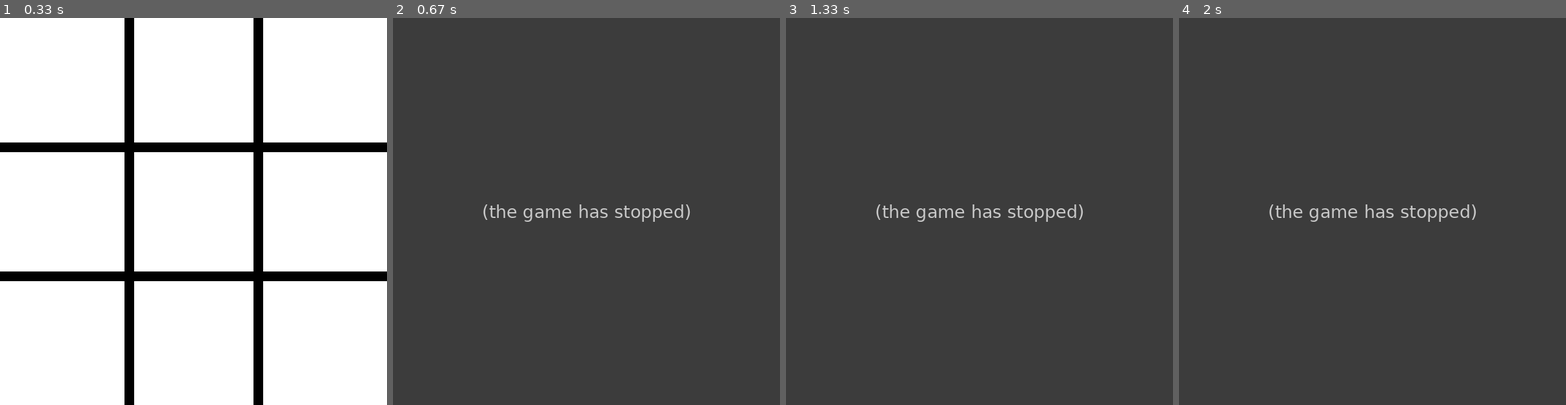
Above: before the commit, frames 1-4 (left to right).
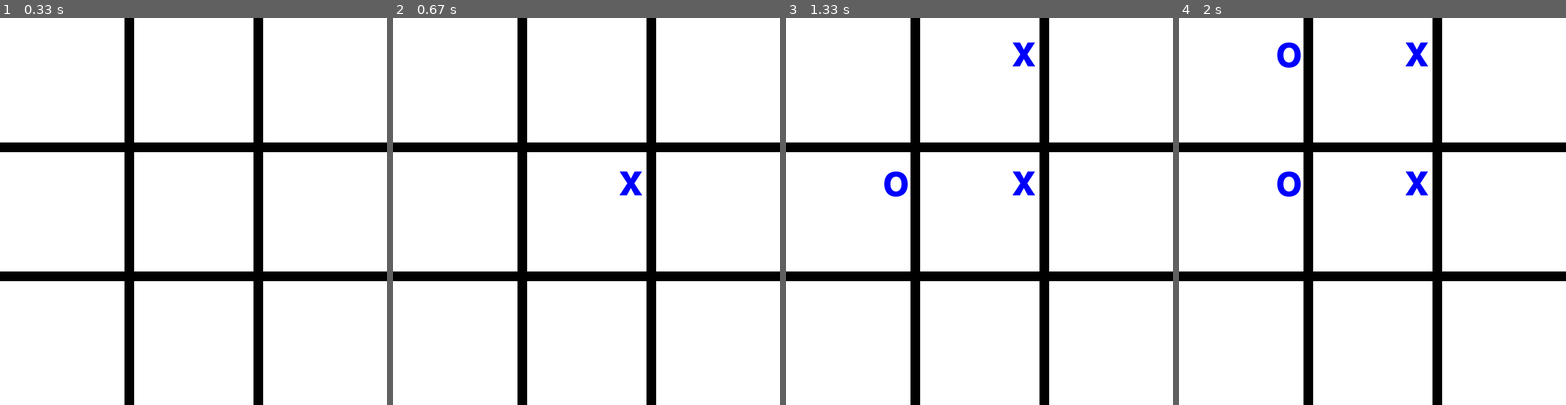
Above: after the commit, the same moments.

Repository: tarsislimadev/python-examples
Game: pygame game, started from pygame-tictactoe.py
The game is run twice, just before and just after one commit, with the same random seed, the same clock (stepped at 60 frames per second) and the same inputs.
Inputs (mouse positions are in pixels of both pictures, inside the frame that each line leads up to):
- Up to frame 1 (0.33 s): no input
- Up to frame 2 (0.67 s): click (586, 211) at 0.38 s
- Up to frame 3 (1.33 s): click (886, 215) at 0.72 s; click (1037, 76) at 1.05 s
- Up to frame 4 (2 s): click (1279, 134) at 1.38 s

Frame 1 is identical in both runs. In frame 2, 100% of the frame differs, in the area x 0-100%, y 0-100%; in frame 3, 100%; in frame 4, 100%.
Before the commit the program exited at 0.4 s; later frames show no game.

Commit message:
Update PyGame TicTacToe example's files

Diff:
--- a/pygame-tictactoe.py
+++ b/pygame-tictactoe.py
@@ -1,6 +1,5 @@
 import pygame
 import sys
-import time
 import COLORS
 
 pygame.init()
@@ -10,11 +9,10 @@
 weight = 15
 
 screen = pygame.display.set_mode((width, height))
-pygame.display.set_caption("Tic Tac Toe")
+pygame.display.set_caption('Tic Tac Toe')
 
-table = [[None] * 3] * 3
-print(f'Table: {table}')
-cur_player = "x"
+table = [[None, None, None], [None, None, None], [None, None, None]]
+cur_player = 'x'
 font_size = 100
 font = pygame.font.SysFont(None, font_size)
 game_over = False
@@ -29,53 +27,57 @@
 def draw_symbols():
     for line in range(3):
         for column in range(3):
-            if table[line][column] is not None:
+            if table[line][column] != None:
                 text = font.render(table[line][column], True, COLORS.BLUE_1)
-                screen.blit(text, (column * (width//3) + 25, line * (height//3) + 10 ))
+                screen.blit(text, (column * (width//3) + (width//4), line * (height//3) + (height//30)))
 
 def check_winner():
-    # horizontal
-    for line in table:
-        if line.count(line[0]) == 3 and line[0] is not None:
-            return line[0]
-    # vertical
+    for line in range(3):
+        if table[line][0] != None and table[line][0] == table[line][1] == table[line][2]:
+            return table[line][0]
     for col in range(3):
-        if table[0][col] == table[1][col] == table[2][col] and table[0][col] is not None:
+        if table[0][col] != None and table[0][col] == table[1][col] == table[2][col]:
             return table[0][col]
-    # diagonal
-    if table[0][0] == table[1][1] == table[2][2] and table[0][0] is not None:
+    if table[0][0] != None and table[0][0] == table[1][1] == table[2][2]:
         return table[0][0]
-    if table[0][2] == table[1][1] == table[2][0] and table[0][2] is not None:
+    if table[0][2] != None and table[0][2] == table[1][1] == table[2][0]:
         return table[0][2]
     return None
 
-while game_over is not True:
+def play(line, column):
+    global game_over, cur_player
+
+    if table[line][column] is None:
+        table[line][column] = cur_player
+        winner = check_winner()
+
+        if winner != None:
+            print('Player', winner, 'wins!')
+            game_over = True
+
+        cur_player = 'o' if cur_player == 'x' else 'x'
+
+def handle_quit():
+    pygame.quit()
+    sys.exit()
+
+def handle_mouse_click():
+    x, y = pygame.mouse.get_pos()
+    line = y // (height // 3)
+    column = x // (width // 3)
+    play(line, column)
+
+def handle_events():
+    for event in pygame.event.get():
+        if event.type == pygame.QUIT:
+            handle_quit()
+        if event.type == pygame.MOUSEBUTTONDOWN:
+            handle_mouse_click()
+
+while game_over != True:
     draw_table()
     draw_symbols()
-
-    for event in pygame.event.get():
-        if event.type == pygame.QUIT:
-            pygame.quit()
-            sys.exit()
-        if event.type == pygame.MOUSEBUTTONDOWN:
-            x, y = pygame.mouse.get_pos()
-            column = x // (width // 3)
-            line = y // (height // 3)
-
-            print(f'x: {x}, y: {y}; column: {column}, line: {line}')
-
-            if table[line][column] is None:
-                table[line][column] = cur_player
-                winner = check_winner()
-
-                print(f'winner: {winner}')
-
-                if winner is not None:
-                    print("Player", winner, "wins!")
-                    game_over = True
-
-                cur_player = "o" if cur_player == "x" else "x"
-
+    handle_events()
     pygame.display.update()
 
 pygame.quit()
